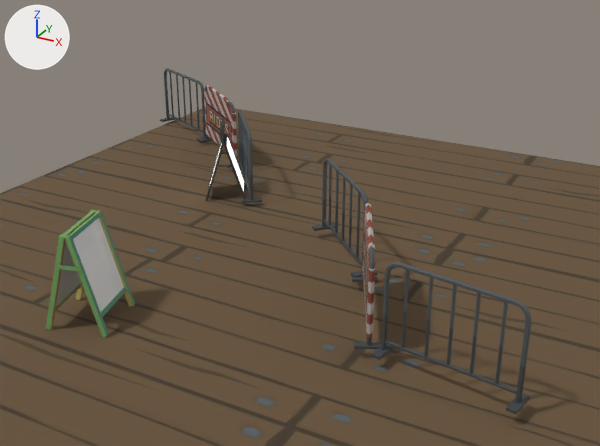
What one commit did to the glTF model public/models/stalls/stall_carny.glb.
One viewpoint serves both versions: a 50 mm lens placed at (6.09, 23.45, 5.44), pointed at (0.26, 34.06, 0.14). Arrows for +X, +Y and +Z are at upper left; the lights stay in place. The first picture is the older version. Where no turn or scale is listed for an object, it has been applied to the vertices.

The scene before the commit, as lines of its bpy script (objects in view):
```python
ob_sm_prop_barricade_01_001 = bpy.data.objects.new('SM_Prop_Barricade_01.001', me_sm_prop_barricade_01)
ob_sm_prop_barricade_01_001.location = (-1.51, 35.25, 0.66)
ob_sm_prop_barricade_01_001.rotation_euler = (0.0, 0.02, 2.247)  # degrees (0, 1.1, 129)
ob_sm_prop_barricade_01_001.scale = (0.897, 0.897, 0.897)
ob_sm_prop_barricade_01_002 = bpy.data.objects.new('SM_Prop_Barricade_01.002', me_sm_prop_barricade_01)
ob_sm_prop_barricade_01_002.location = (3.77, 31.06, 0.77)
ob_sm_prop_barricade_01_002.rotation_euler = (0.0, 0.0, 2.985)  # degrees (0, 0, 171)
ob_sm_prop_barricade_01_002.scale = (0.897, 0.897, 0.897)
ob_sm_prop_barricade_01_003 = bpy.data.objects.new('SM_Prop_Barricade_01.003', me_sm_prop_barricade_01)
ob_sm_prop_barricade_01_003.location = (1.29, 33.48, 0.74)
ob_sm_prop_barricade_01_003.rotation_euler = (0.0, 0.0, 2.383)  # degrees (0, 0, 137)
ob_sm_prop_barricade_01_003.scale = (0.897, 0.897, 0.897)
ob_sm_prop_barricade_01_007 = bpy.data.objects.new('SM_Prop_Barricade_01.007', me_sm_prop_barricade_01)
ob_sm_prop_barricade_01_007.location = (-4.44, 37.47, 0.66)
ob_sm_prop_barricade_01_007.rotation_euler = (0.0, 0.0, 2.694)  # degrees (0, 0, 154)
ob_sm_prop_barricade_01_007.scale = (0.897, 0.897, 0.897)
ob_sm_prop_sign_rides_01 = bpy.data.objects.new('SM_Prop_Sign_Rides_01', me_mesh_145)
ob_sm_prop_sign_rides_01.location = (-1.68, 34.81, 1.17)
ob_sm_sign_foldout_01 = bpy.data.objects.new('SM_Sign_Foldout_01', me_mesh_108)
ob_sm_sign_foldout_01.location = (-1.64, 34.82, 0.51)
ob_sm_sign_foldout_01_001 = bpy.data.objects.new('SM_Sign_Foldout_01.001', me_mesh_146)
ob_sm_sign_foldout_01_001.location = (-1.64, 34.82, 0.55)
ob_sm_signfolding_01 = bpy.data.objects.new('SM_SignFolding_01', me_mesh_056)
ob_sm_signfolding_01.location = (-0.79, 30.37, 0.67)
ob_sm_signfolding_01_001 = bpy.data.objects.new('SM_SignFolding_01.001', me_mesh_057)
ob_sm_signfolding_01_001.location = (-0.62, 30.42, 0.78)
# also in view: 'SM_Prop_Barricade_03' at (-2.87, 36.49, 0.68); 'Boardwalk' at (0.19, 0.0, -0.07); 'SM_Prop_Barricade_03.001' at (2.37, 31.97, 0.77)
```
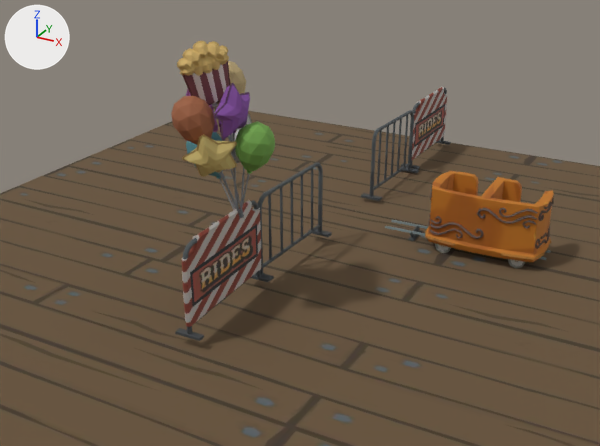
Pixel boxes [x1, y1, x2, y2] of what changed, in the pictures (600 x 446 px):
'SM_Prop_Balloon_02', added
    after: [171, 41, 275, 218]
'SM_Veh_Trolley_01 (3)', added (brown)
    after: [425, 171, 554, 268]
'SM_Prop_Barricade_03.001', moved, turned
    before: [352, 203, 382, 349]
    after: [175, 200, 271, 341]
'SM_Prop_Barricade_01.002', deleted
    before: [371, 262, 532, 414]
'SM_Prop_Barricade_01.003', moved, turned
    before: [312, 158, 377, 277]
    after: [258, 162, 332, 281]
'SM_SignFolding_01', deleted (green)
    before: [46, 209, 135, 337]
'SM_Prop_Barricade_03', moved, turned
    before: [199, 85, 237, 168]
    after: [401, 86, 451, 169]
'SM_SignFolding_01.001', deleted
    before: [73, 218, 124, 312]
'SM_Prop_Barricade_01.001', moved, turned
    before: [232, 110, 262, 203]
    after: [361, 110, 419, 201]
'SM_Prop_Barricade_01.007', deleted
    before: [160, 68, 207, 141]
'SM_Sign_Foldout_01', deleted
    before: [206, 133, 247, 201]
'SM_Bld_Track_Straight_01 (9)', added
    after: [385, 220, 550, 260]
'SM_Sign_Foldout_01.001', deleted
    before: [210, 138, 244, 192]
'SM_Prop_Sign_Rides_01', deleted
    before: [220, 117, 224, 143]

Diff of the bpy script that builds the scene:
```diff
--- a/public/models/stalls/stall_carny.glb.py
+++ b/public/models/stalls/stall_carny.glb.py
@@ mat_polygonhorrorcarnival_mat_03_c @@
+mat_polygonhorrorcarnival_mat_03_c = bpy.data.materials.new('PolygonHorrorCarnival_Mat_03_C')
+# uses the picture img_cs_atlas_02
+# uses the picture img_cs_atlas_03
@@ ob_sm_signfolding_01 @@
-ob_sm_signfolding_01 = bpy.data.objects.new('SM_SignFolding_01', me_mesh_056)
@@ ob_sm_signfolding_01_001 @@
-ob_sm_signfolding_01_001 = bpy.data.objects.new('SM_SignFolding_01.001', me_mesh_057)
@@ ob_sm_sign_foldout_01 @@
-ob_sm_sign_foldout_01 = bpy.data.objects.new('SM_Sign_Foldout_01', me_mesh_108)
@@ ob_sm_prop_sign_rides_01 @@
-ob_sm_prop_sign_rides_01 = bpy.data.objects.new('SM_Prop_Sign_Rides_01', me_mesh_145)
@@ ob_sm_sign_foldout_01_001 @@
-ob_sm_sign_foldout_01_001 = bpy.data.objects.new('SM_Sign_Foldout_01.001', me_mesh_146)
@@ ob_sm_prop_barricade_01_001 @@
 ob_sm_prop_barricade_01_001 = bpy.data.objects.new('SM_Prop_Barricade_01.001', me_sm_prop_barricade_01)
-ob_sm_prop_barricade_01_001.location = (-1.51, 35.25, 0.66)
-ob_sm_prop_barricade_01_001.rotation_euler = (0.0, 0.02, 2.247)  # degrees (0, 1.1, 129)
+ob_sm_prop_barricade_01_001.location = (0.75, 36.58, 0.66)
+ob_sm_prop_barricade_01_001.rotation_euler = (0.0, 0.02, 1.557)  # degrees (0, 1.1, 89)
 ob_sm_prop_barricade_01_001.scale = (0.897, 0.897, 0.897)
@@ ob_sm_prop_barricade_01_002 @@
-ob_sm_prop_barricade_01_002 = bpy.data.objects.new('SM_Prop_Barricade_01.002', me_sm_prop_barricade_01)
@@ ob_sm_prop_barricade_03 @@
 ob_sm_prop_barricade_03 = bpy.data.objects.new('SM_Prop_Barricade_03', me_sm_prop_barricade_03)
-ob_sm_prop_barricade_03.location = (-2.87, 36.49, 0.68)
-ob_sm_prop_barricade_03.rotation_euler = (0.0, 0.0, 2.488)  # degrees (0, 0, 143)
+ob_sm_prop_barricade_03.location = (0.75, 38.37, 0.68)
+ob_sm_prop_barricade_03.rotation_euler = (0.0, 0.0, 1.559)  # degrees (0, 0, 89)
 ob_sm_prop_barricade_03.scale = (0.887, 0.887, 0.887)
@@ ob_sm_prop_barricade_01_003 @@
 ob_sm_prop_barricade_01_003 = bpy.data.objects.new('SM_Prop_Barricade_01.003', me_sm_prop_barricade_01)
-ob_sm_prop_barricade_01_003.location = (1.29, 33.48, 0.74)
-ob_sm_prop_barricade_01_003.rotation_euler = (0.0, 0.0, 2.383)  # degrees (0, 0, 137)
+ob_sm_prop_barricade_01_003.location = (0.7, 33.0, 0.74)
+ob_sm_prop_barricade_01_003.rotation_euler = (-0.000544, -0.00245, 1.541)  # degrees (0, -0.1, 88)
 ob_sm_prop_barricade_01_003.scale = (0.897, 0.897, 0.897)
@@ ob_sm_prop_barricade_03_001 @@
 ob_sm_prop_barricade_03_001 = bpy.data.objects.new('SM_Prop_Barricade_03.001', me_sm_prop_barricade_03)
-ob_sm_prop_barricade_03_001.location = (2.37, 31.97, 0.77)
-ob_sm_prop_barricade_03_001.rotation_euler = (0.0, -0.00352, 2.031)  # degrees (0, -0.2, 116)
+ob_sm_prop_barricade_03_001.location = (0.71, 31.25, 0.77)
+ob_sm_prop_barricade_03_001.rotation_euler = (0.0, -0.00352, 1.601)  # degrees (0, -0.2, 92)
 ob_sm_prop_barricade_03_001.scale = (0.887, 0.887, 0.887)
@@ ob_sm_prop_barricade_01_007 @@
-ob_sm_prop_barricade_01_007 = bpy.data.objects.new('SM_Prop_Barricade_01.007', me_sm_prop_barricade_01)
@@ ob_sm_veh_trolley_01__3 @@
+ob_sm_veh_trolley_01__3 = bpy.data.objects.new('SM_Veh_Trolley_01 (3)', me_sm_veh_trolley_01_001)  # 1881 vertices, 2915 faces; spans x -0.91..0.91, y -0.56..0.56, z -0.5..0.5
+ob_sm_veh_trolley_01__3.location = (3.07, 34.81, 0.5)
@@ ob_sm_bld_track_straight_01__9 @@
+ob_sm_bld_track_straight_01__9 = bpy.data.objects.new('SM_Bld_Track_Straight_01 (9)', me_sm_bld_track_straight_01)  # 112 vertices, 138 faces; spans x -1.25..1.25, y -0.21..0.22, z -0.07..0.07
+ob_sm_bld_track_straight_01__9.location = (2.74, 34.77, 0.07)
@@ ob_sm_prop_balloon_02 @@
+ob_sm_prop_balloon_02 = bpy.data.objects.new('SM_Prop_Balloon_02', me_mesh_054)  # 1044 vertices, 1998 faces; spans x -0.57..0.76, y -0.67..0.58, z -1.14..1.15
+ob_sm_prop_balloon_02.location = (0.55, 31.43, 2.38)
```
